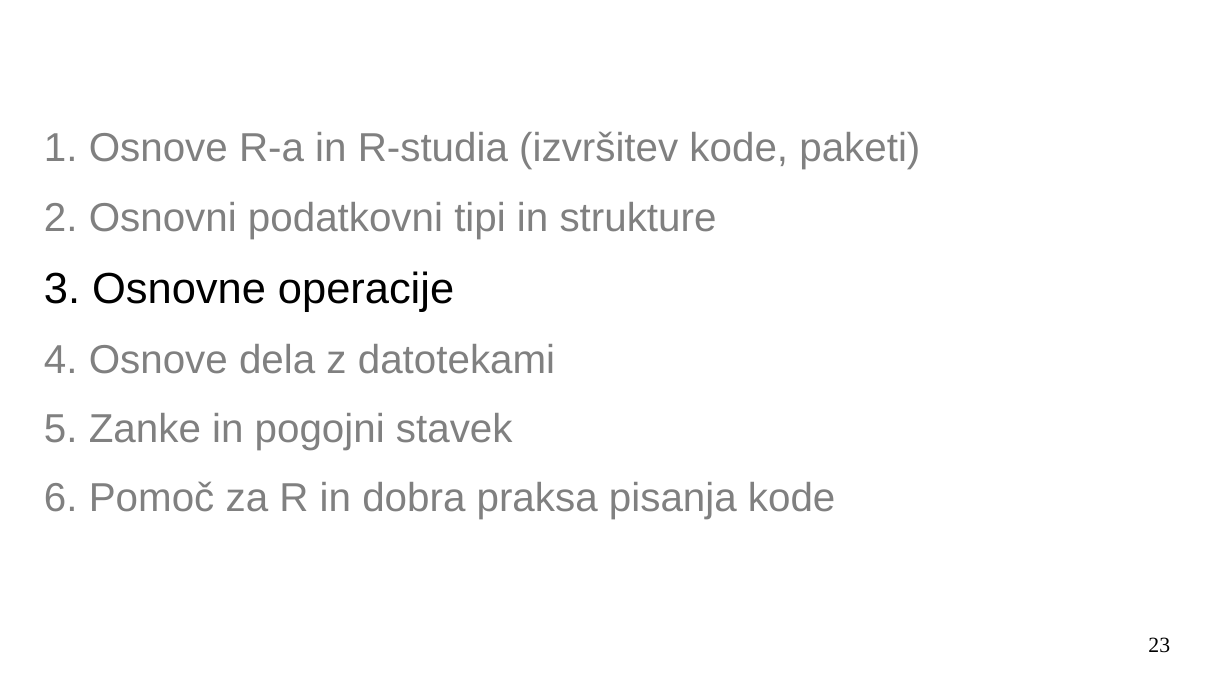
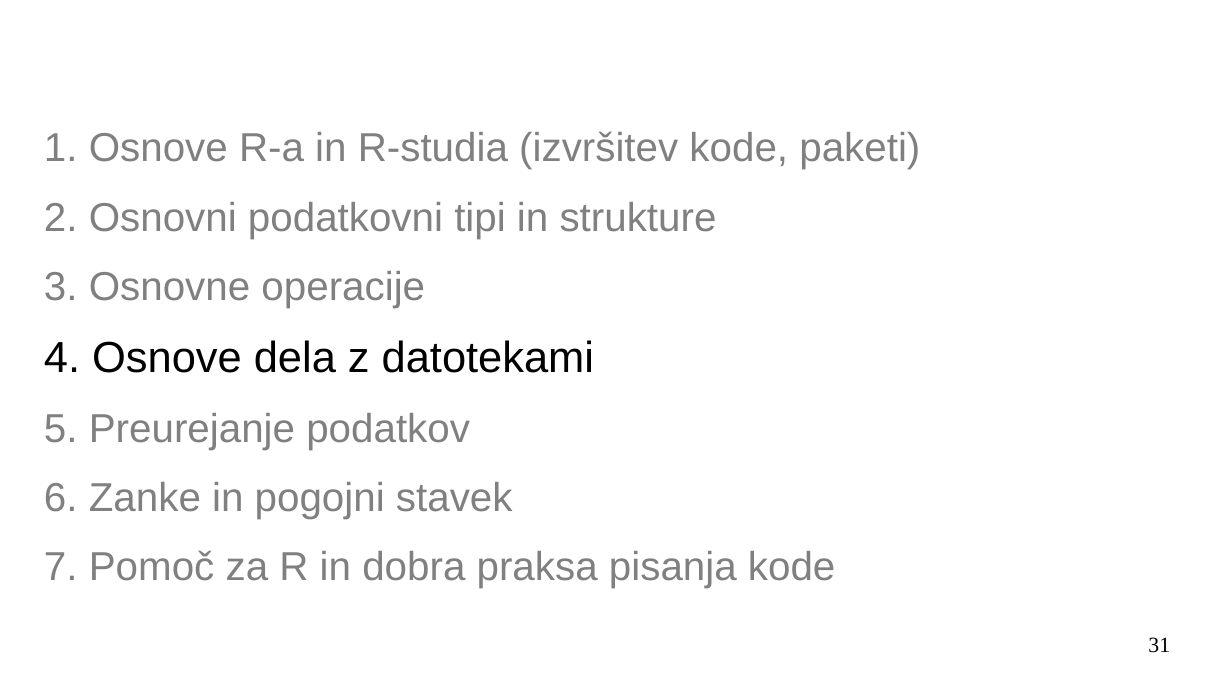
Before and after one commit to janaobsteter/R_tecaj, a slide deck: slide 31 of IT_Rtecaj.odp (slide 23 before the commit). Drawn at 1232x693 pixels with LibreOffice and Linux fonts; fonts in the diff are those of the drawing; background and template pictures are left out. Boxes give left, top, right and bottom in pixels: in the first picture for what was removed or moved away, otherwise in the second. Text is boxed around its words. In the diff, an @@ line names an element or a change of style, - is before the commit and + after.

Commit message:
Dodano preurejanje!

```diff
--- a/IT_Rtecaj.odp
+++ b/IT_Rtecaj.odp
@@ text at (44, 271, 594, 373): size 28 to 26 pt, text colour #000000 to #808080 in "3. Osnovne operacije"; size 26 to 28 pt, text colour #808080 to #000000 in "4. Osnove dela z datotekami" @@
@@ text at (44, 413, 835, 588): text changed @@
-5. Zanke in pogojni stavek
-6. Pomoč za R in dobra praksa pisanja kode
+5. Preurejanje podatkov
+6. Zanke in pogojni stavek
+7. Pomoč za R in dobra praksa pisanja kode
@@ page number at (1148, 637, 1170, 653): text changed @@
-23
+31
```
Also in this commit, not shown: 10 other slides changed, 5 slides added, 1 other file.
